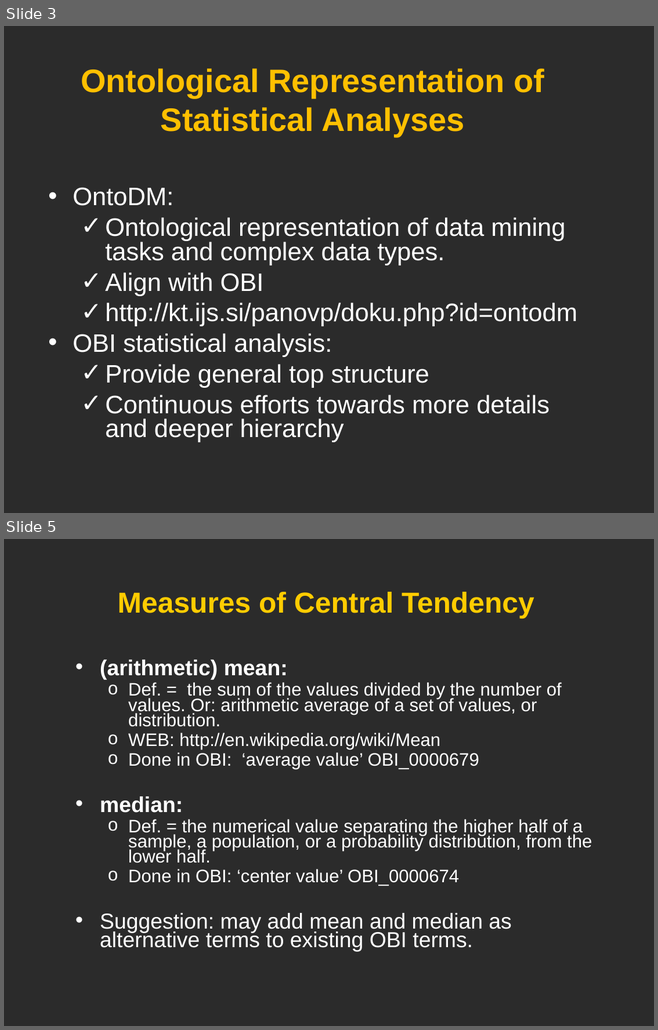
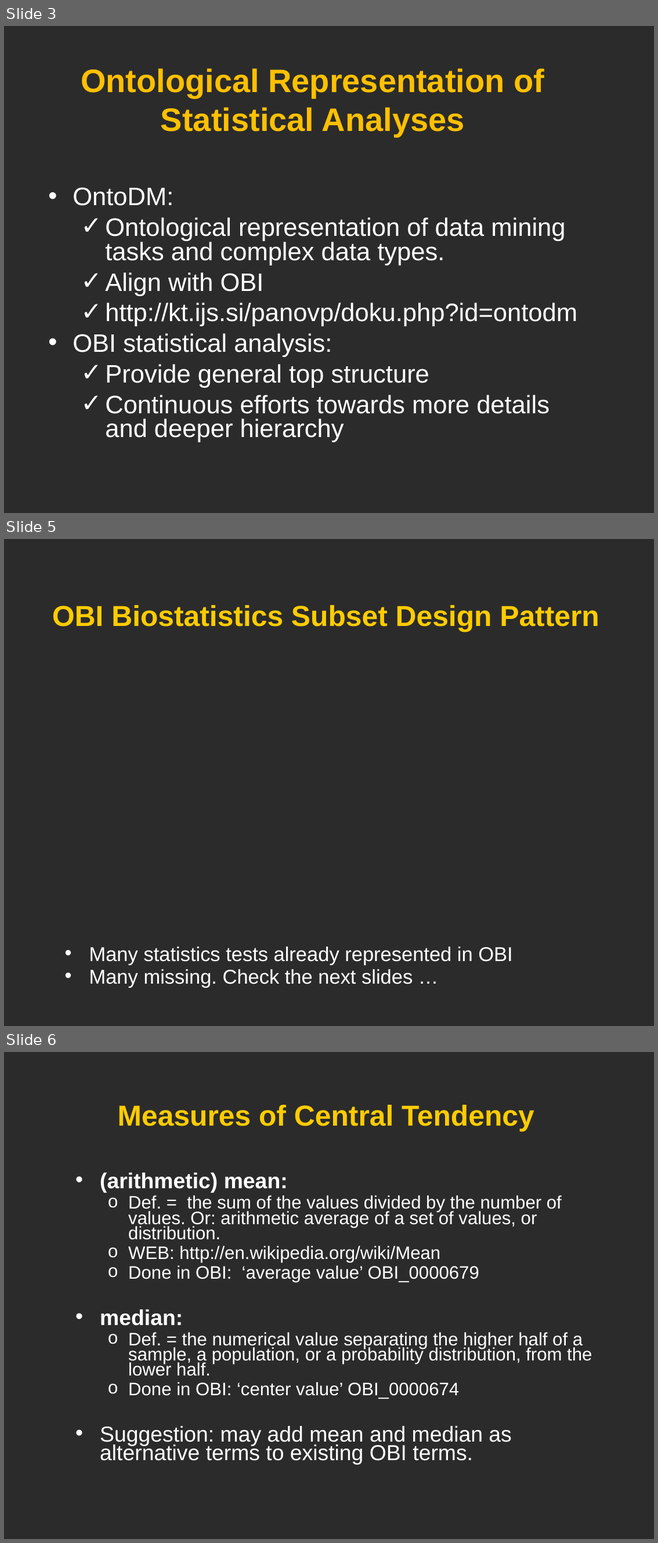
Before and after one commit to obi-ontology/obi-legacy-svn, a slide deck: trunk/docs/presentations/OBI workshop May 2012 Ann Arbor/OBI Statistics/Statistics_OBI_He.ppt. Shown one above the other, each under a label of ours: slides 3 and 5 before the commit, slides 3, 5 and 6 after it; the slides between them are not shown. The pictures are 658x1030 and 658x1543 pixels, drawn with LibreOffice and Linux fonts; fonts in the diff are those of the drawing; background and template pictures are left out; a plain dark background stands for a picture behind light text. Boxes give left, top, right and bottom in pixels: in the first picture for what was removed or moved away, otherwise in the second. Text is boxed around its words. In the diff, an @@ line names an element or a change of style, - is before the commit and + after.

Commit message:
Some updates on OBI biostatistics presentation. Also commit two new files: OntoFox input file, and the output file which forms the OBI biostatistics subset. Oliver He

```diff
--- a/trunk/docs/presentations/OBI workshop May 2012 Ann Arbor/OBI Statistics/Statistics_OBI_He.ppt
+++ b/trunk/docs/presentations/OBI workshop May 2012 Ann Arbor/OBI Statistics/Statistics_OBI_He.ppt
@@ slide 5 added at <box>4,539,654,1026</box>, background picture (left out) @@
@@ text added at <box>52,605,598,632</box>, 32 pt, text #FFCC00, bold @@
+OBI Biostatistics Subset Design Pattern
@@ text added at <box>89,947,512,988</box>, 22.2 pt, text #FFFFFF @@
+• Many statistics tests already represented in OBI
+• Many missing. Check the next slides …
@@ what was slide 5 is now slide 6 @@
```
Also in this commit, not shown: 1 slide changed, 1 other slide added, 1 slide removed, 3 other files.
